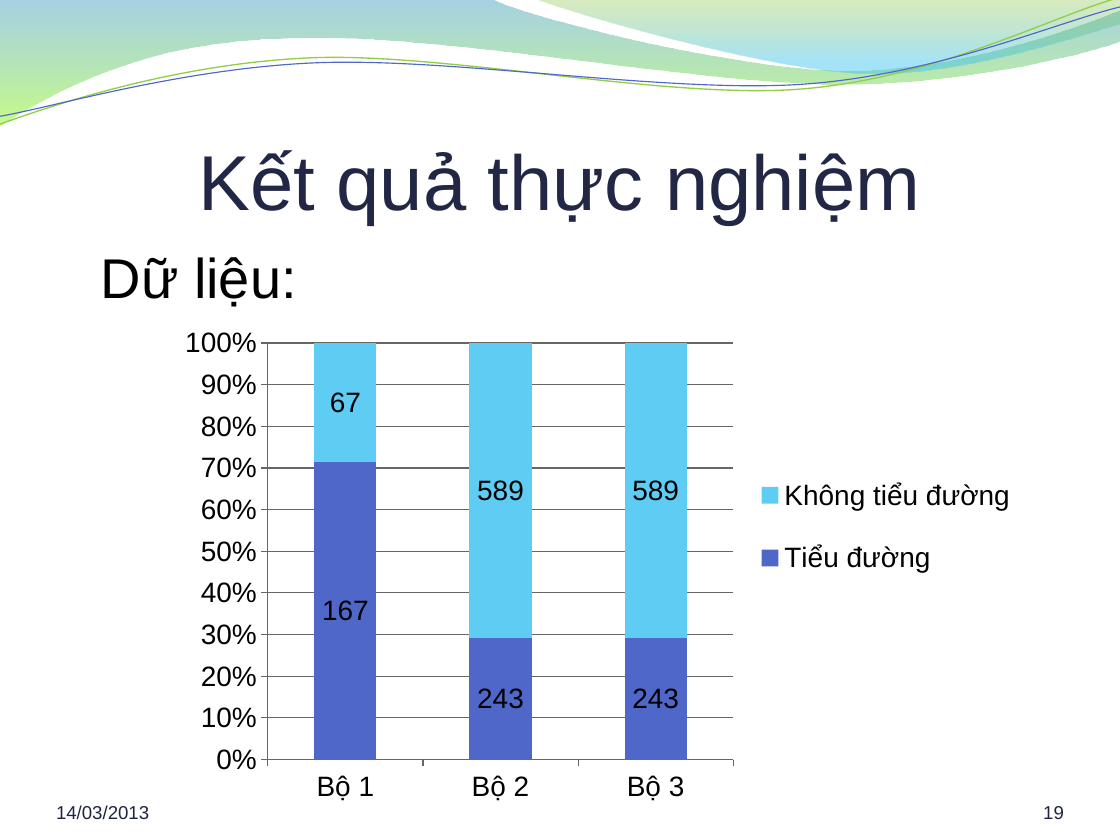
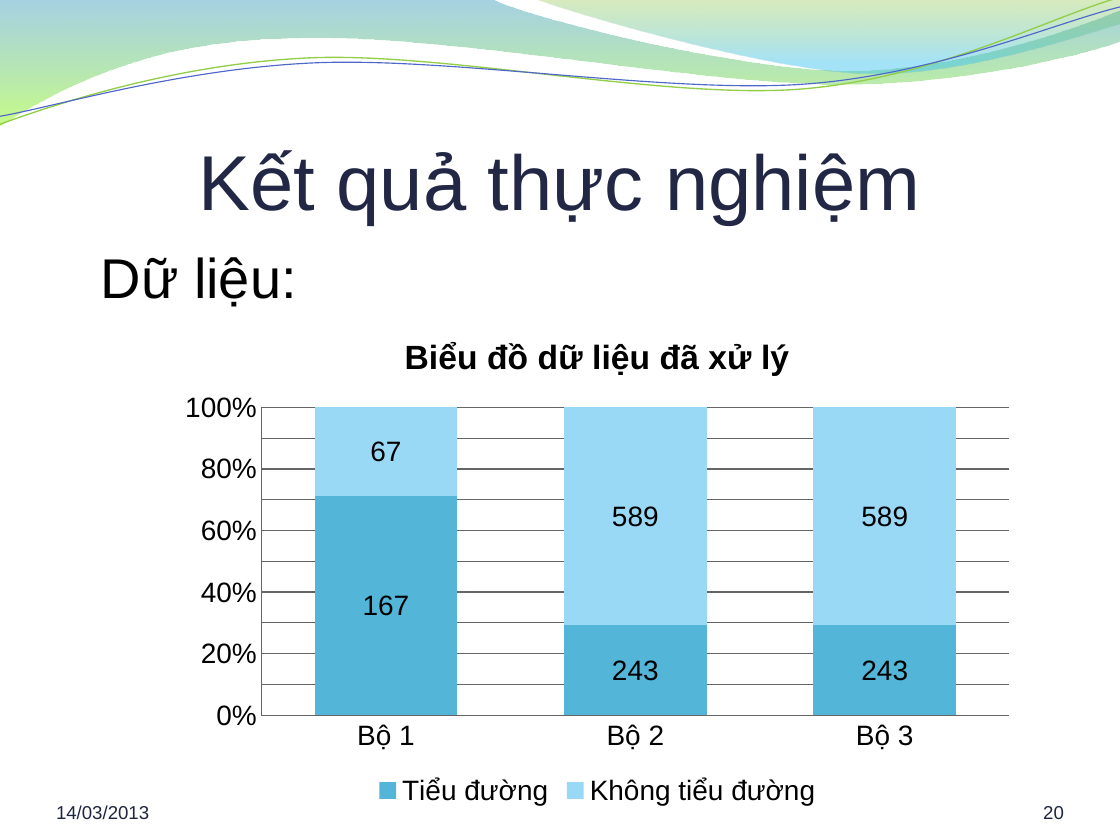
Before and after one commit to hung94it/benhvien, a slide deck: slide 20 of Diabetes/Documents/Report/Bao cao khoa luan.pptx (slide 19 before the commit). Drawn at 1120x840 pixels with LibreOffice and Linux fonts; fonts in the diff are those of the drawing; background and template pictures are left out. Boxes give left, top, right and bottom in pixels: in the first picture for what was removed or moved away, otherwise in the second. Text is boxed around its words. In the diff, an @@ line names an element or a change of style, - is before the commit and + after.

```diff
--- a/Diabetes/Documents/Report/Bao cao khoa luan.pptx
+++ b/Diabetes/Documents/Report/Bao cao khoa luan.pptx
@@ column stacked 100% chart at (168,317,1027,812) @@
@@ title "Biểu đồ dữ liệu đã xử lý" added @@
@@ legend changed @@
@@ category axis changed @@
@@ value axis changed @@
@@ bar spacing changed @@
@@ page number at (1043,806,1064,819): text changed @@
-19
+20
```
Also in this commit, not shown: 4 other slides changed, 1 slide added, 1 other file.
